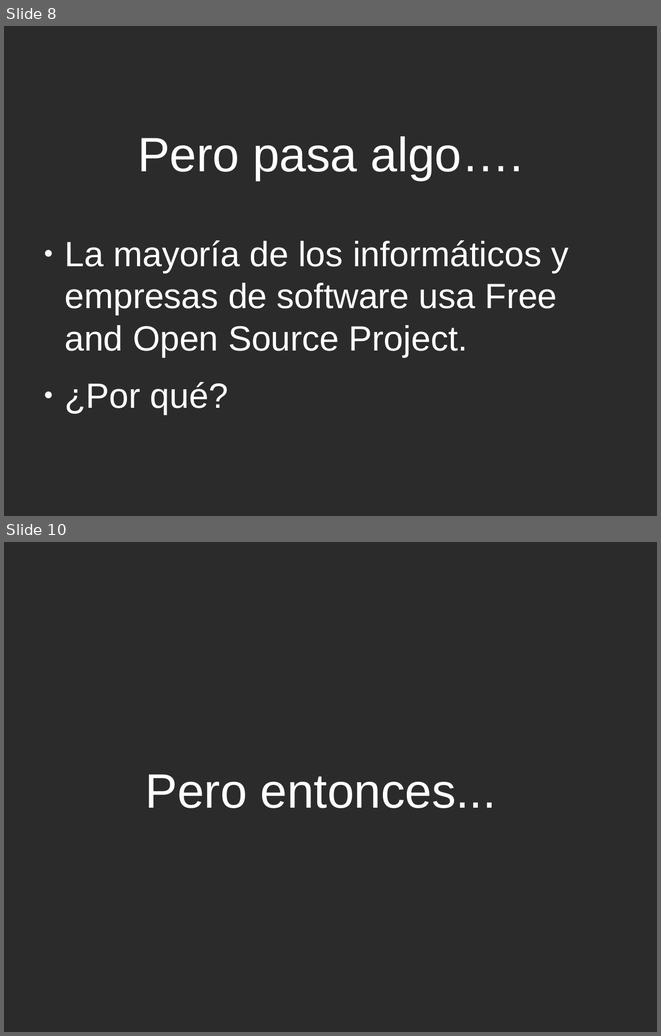
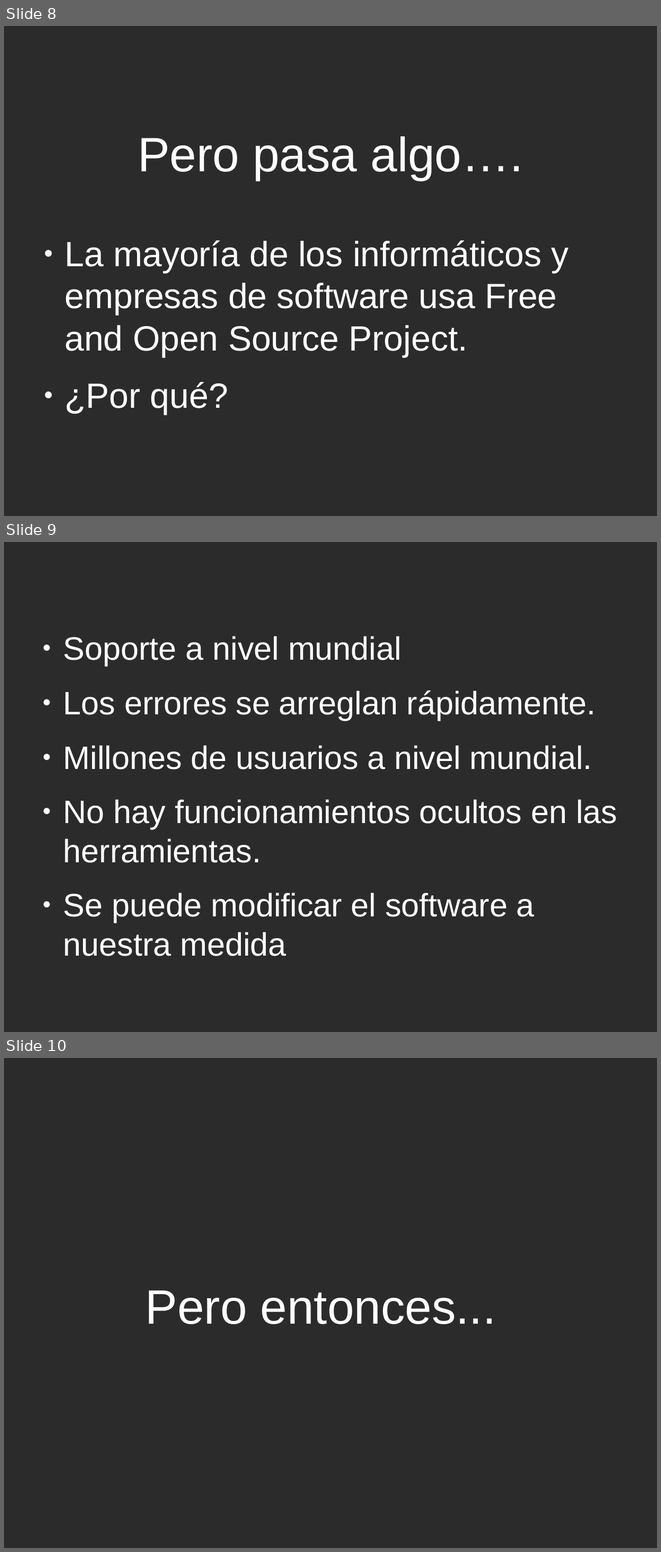
Before and after one commit to eamanu/Talks, a slide deck: 2019/JornadaEmpredendedorUNLAR/EmprendiendoConSoftwareLibre.odp. Shown one above the other, each under a label of ours: slides 8 and 10 before the commit, slides 8, 9 and 10 after it; the slides between them are not shown. The pictures are 661x1036 and 661x1552 pixels, drawn with LibreOffice and Linux fonts; fonts in the diff are those of the drawing; background and template pictures are left out; a plain dark background stands for a picture behind light text. Boxes give left, top, right and bottom in pixels: in the first picture for what was removed or moved away, otherwise in the second. Text is boxed around its words. In the diff, an @@ line names an element or a change of style, - is before the commit and + after.

```diff
--- a/2019/JornadaEmpredendedorUNLAR/EmprendiendoConSoftwareLibre.odp
+++ b/2019/JornadaEmpredendedorUNLAR/EmprendiendoConSoftwareLibre.odp
@@ slide 9 added at (4,542,657,1032), background picture (left out) @@
@@ text added at (63,636,617,923), 39.4 pt, text #FFFFFF @@
+● Soporte a nivel mundial
+● Los errores se arreglan rápidamente.
+● Millones de usuarios a nivel mundial.
+● No hay funcionamientos ocultos en las herramientas.
+● Se puede modificar el software a nuestra medida
```
Also in this commit, not shown: 3 other slides added, 3 slides removed.
